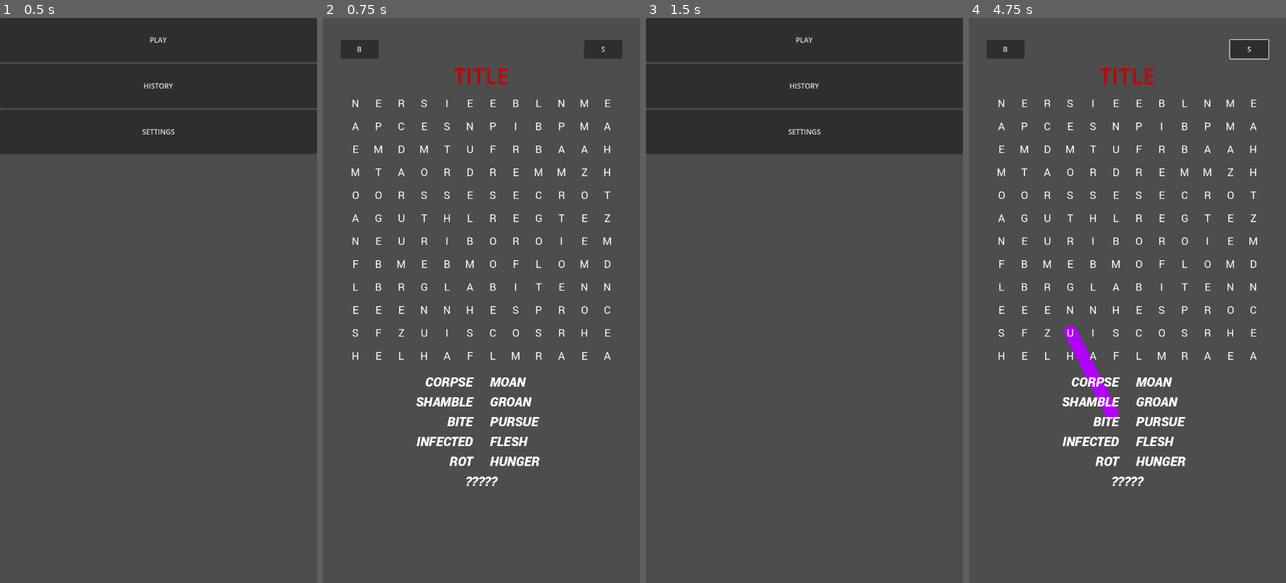
Above: before the commit, frames 1-4 (left to right).
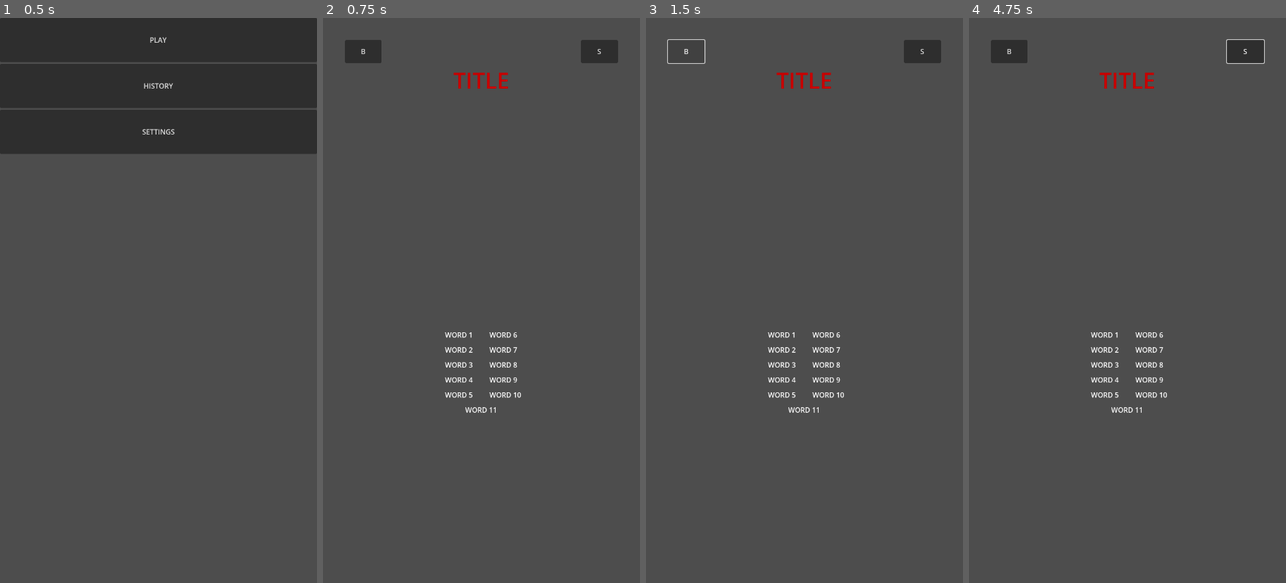
Above: after the commit, the same moments.

Repository: BreadCrowns/dailyWordSearchGodot
Game: Godot game, scene res://scenes/MainMenu.tscn
Same seed, same stepped clock (60 frames per second), same inputs: the game is played once before the commit and once after it.
Inputs (mouse positions are in pixels of both pictures, inside the frame that each line leads up to):
- Up to frame 1 (0.5 s): no input
- Up to frame 2 (0.75 s): click "PLAY" at 0.5 s
- Up to frame 3 (1.5 s): click "B" at 1.25 s
- Up to frame 4 (4.75 s): click (1127, 40) at 2 s, where only the run before the commit has a clickable "PLAY"; click "S" at 2.75 s; tap Enter at 3.5 s; move the mouse to (1197, 272) at 3.52 s; hold W 3.53-4.25 s; tap T at 3.6 s; click (1197, 272) at 3.67 s; tap G at 3.8 s; tap Space at 4.25 s; drag from (1064, 328) to (1111, 413) at 4.27 s

Frame 1 is identical in both runs. In frame 2, 4.7% of the frame differs, in the area x 5-95%, y 3-83%; in frame 3, 23%, in the area x 0-100%, y 0-70%; in frame 4, 5.3%.
Error after the commit: Parse Error: Used tab character for indentation instead of space as used before in the file. (res://scripts/PuzzleScreen.gd:183)

Commit message:
Add font and palette cycling

Diff:
--- a/dailywordsearch/scripts/PuzzleScreen.gd
+++ b/dailywordsearch/scripts/PuzzleScreen.gd
@@ -4,6 +4,7 @@
 @onready var grid = $MarginContainer/VBoxContainer/MarginContainer/AspectRatioContainer/GridContainer
 @onready var line_layer = $MarginContainer/VBoxContainer/MarginContainer/AspectRatioContainer/LineLayer
 @onready var back_button = $MarginContainer/VBoxContainer/HBoxContainer/back_button
+@onready var title_label = $MarginContainer/VBoxContainer/title
 @onready var word_list_col1 = [
 	$MarginContainer/VBoxContainer/word_list_container/word_columns/left_column/word_label_left_0,
 	$MarginContainer/VBoxContainer/word_list_container/word_columns/left_column/word_label_left_1,
@@ -38,15 +39,145 @@
 var dragging: bool = false
 var active_line: Line2D = null
 
+# Font and palette handling
+var fonts: Array = []
+var title_font_index: int = 0
+var grid_font_index: int = 0
+var word_font_index: int = 0
+
+var palettes: Array = []
+var palette_index: int = 0
+var bg_rect: ColorRect
+
+func _init_background():
+        bg_rect = ColorRect.new()
+        bg_rect.anchor_right = 1
+        bg_rect.anchor_bottom = 1
+        bg_rect.color = Color.BLACK
+        add_child(bg_rect)
+        bg_rect.lower()
+
+func _init_fonts():
+        var dir = DirAccess.open("res://fonts")
+        if dir:
+                dir.list_dir_begin()
+                var file = dir.get_next()
+                while file != "":
+                        if not dir.current_is_dir() and file.get_extension().to_lower() in ["ttf", "otf", "fnt"]:
+                                fonts.append("res://fonts/" + file)
+                        file = dir.get_next()
+                dir.list_dir_end()
+        fonts.sort()
+
+func _init_palettes():
+        palettes = [
+                {"name": "Vibrant", "bg": Color(0.2,0.2,0.6), "letter": Color.WHITE, "line": Color(1,0.4,0.4)},
+                {"name": "Sunset", "bg": Color(1,0.8,0.6), "letter": Color(0.2,0.1,0.1), "line": Color(0.9,0.3,0.2)},
+                {"name": "Forest", "bg": Color(0.1,0.2,0.1), "letter": Color(0.8,1,0.8), "line": Color(0.3,0.6,0.3)},
+                {"name": "Ocean", "bg": Color(0.1,0.3,0.5), "letter": Color(0.9,0.9,1), "line": Color(0.2,0.7,0.9)},
+                {"name": "Monochrome", "bg": Color(0.15,0.15,0.15), "letter": Color(0.9,0.9,0.9), "line": Color(0.6,0.6,0.6)},
+                {"name": "Pastel", "bg": Color(0.9,0.9,1), "letter": Color(0.3,0.3,0.4), "line": Color(0.6,0.5,0.9)},
+                {"name": "Cyberpunk", "bg": Color(0.1,0.0,0.2), "letter": Color(1,0.2,0.8), "line": Color(0.2,1,0.8)},
+                {"name": "Earthy", "bg": Color(0.4,0.3,0.2), "letter": Color(0.95,0.9,0.8), "line": Color(0.6,0.5,0.4)},
+                {"name": "Vintage", "bg": Color(0.6,0.5,0.4), "letter": Color(0.1,0.1,0.1), "line": Color(0.4,0.3,0.2)},
+                {"name": "Midnight", "bg": Color(0.05,0.05,0.1), "letter": Color(0.8,0.8,1), "line": Color(0.4,0.4,0.8)}
+        ]
+
+func _apply_palette():
+        if palettes.is_empty():
+                return
+        var p = palettes[palette_index]
+        bg_rect.color = p["bg"]
+        title_label.add_theme_color_override("font_color", p["letter"])
+        for child in grid.get_children():
+                if child is Label:
+                        child.add_theme_color_override("font_color", p["letter"])
+        for label in word_list_col1 + word_list_col2 + [word_label_center]:
+                if label.get_theme_color("font_color") != Color.GREEN:
+                        label.add_theme_color_override("font_color", p["letter"])
+        for line in line_layer.get_children():
+                if line is Line2D:
+                        line.default_color = p["line"]
+                        line.modulate = p["line"]
+        print("Palette: %s" % p.get("name", str(palette_index)))
+
+func _apply_title_font():
+        if fonts.is_empty():
+                return
+        var path = fonts[title_font_index]
+        title_label.add_theme_font_override("font", load(path))
+        print("Title font: %s" % path)
+
+func _apply_grid_font():
+        if fonts.is_empty():
+                return
+        var path = fonts[grid_font_index]
+        for child in grid.get_children():
+                if child is Label:
+                        child.add_theme_font_override("font", load(path))
+        print("Grid font: %s" % path)
+
+func _apply_word_font():
+        if fonts.is_empty():
+                return
+        var path = fonts[word_font_index]
+        for label in word_list_col1 + word_list_col2 + [word_label_center]:
+                label.add_theme_font_override("font", load(path))
+        print("Word bank font: %s" % path)
+
+func _cycle_title_font():
+        if fonts.is_empty():
+                return
+        title_font_index = (title_font_index + 1) % fonts.size()
+        _apply_title_font()
+        _print_status()
+
+func _cycle_grid_font():
+        if fonts.is_empty():
+                return
+        grid_font_index = (grid_font_index + 1) % fonts.size()
+        _apply_grid_font()
+        _print_status()
+
+func _cycle_word_font():
+        if fonts.is_empty():
+                return
+        word_font_index = (word_font_index + 1) % fonts.size()
+        _apply_word_font()
+        _print_status()
+
+func _cycle_palette():
+        if palettes.is_empty():
+                return
+        palette_index = (palette_index + 1) % palettes.size()
+        _apply_palette()
+        _print_status()
+
+func _print_status():
+        var t_font = fonts[title_font_index] if not fonts.is_empty() else ""
+        var g_font = fonts[grid_font_index] if not fonts.is_empty() else ""
+        var w_font = fonts[word_font_index] if not fonts.is_empty() else ""
+        var p_name = palettes[palette_index].get("name", str(palette_index)) if not palettes.is_empty() else ""
+        print("Title font: %s | Grid font: %s | Word font: %s | Palette: %s" % [t_font, g_font, w_font, p_name])
+
+
 # Initialization
 func _ready():
-	http_request = HTTPRequest.new()
-	add_child(http_request)
-	http_request.request_completed.connect(_on_puzzle_request_completed)
-	puzzle_date = Time.get_date_string_from_system()
-	request_puzzle(puzzle_date)
-	set_process_input(true)
-	back_button.pressed.connect(_on_back_pressed)
+        http_request = HTTPRequest.new()
+        add_child(http_request)
+        http_request.request_completed.connect(_on_puzzle_request_completed)
+        puzzle_date = Time.get_date_string_from_system()
+
+        _init_background()
+        _init_fonts()
+        _init_palettes()
+        _apply_title_font()
+        _apply_palette()
+        _print_status()
+
+        request_puzzle(puzzle_date)
+        set_process_input(true)
+        back_button.pressed.connect(_on_back_pressed)
 
 # Handle back button press
 func _on_back_pressed():
@@ -63,14 +194,15 @@
 	http_request.request(url)
 
 func _on_puzzle_request_completed(result, response_code, headers, body):
-	if result == OK and response_code == 200:
-		var text = body.get_string_from_utf8()
-		var data = JSON.parse_string(text)
-		if typeof(data) == TYPE_DICTIONARY:
-			grid_letters = data.get("grid", grid_letters)
-			words = data.get("words", words)
-	generate_grid()
-	load_words()
+        if result == OK and response_code == 200:
+                var text = body.get_string_from_utf8()
+                var data = JSON.parse_string(text)
+                if typeof(data) == TYPE_DICTIONARY:
+                        grid_letters = data.get("grid", grid_letters)
+                        words = data.get("words", words)
+        generate_grid()
+        load_words()
+        _print_status()
 
 # Generate the letter grid from the predefined string
 func generate_grid():
@@ -82,57 +214,73 @@
 		grid.remove_child(child)
 		child.queue_free()
 
-	var index := 0
-	for y in range(GRID_SIZE):
-		for x in range(GRID_SIZE):
-			var label = Label.new()
-			label.text = grid_letters[index]
-			index += 1
-			label.horizontal_alignment = HORIZONTAL_ALIGNMENT_CENTER
-			label.vertical_alignment = VERTICAL_ALIGNMENT_CENTER
-			label.size_flags_horizontal = Control.SIZE_EXPAND_FILL
-			label.size_flags_vertical = Control.SIZE_EXPAND_FILL
-			label.custom_minimum_size = Vector2(48, 48)
-			label.add_theme_font_size_override("font_size", 24)
-			label.add_theme_font_override("font", load("res://fonts/Roboto-Regular.ttf"))
-			label.set_meta("grid_pos", Vector2i(x, y))
-			grid.add_child(label)
+        var index := 0
+        for y in range(GRID_SIZE):
+                for x in range(GRID_SIZE):
+                        var label = Label.new()
+                        label.text = grid_letters[index]
+                        index += 1
+                        label.horizontal_alignment = HORIZONTAL_ALIGNMENT_CENTER
+                        label.vertical_alignment = VERTICAL_ALIGNMENT_CENTER
+                        label.size_flags_horizontal = Control.SIZE_EXPAND_FILL
+                        label.size_flags_vertical = Control.SIZE_EXPAND_FILL
+                        label.custom_minimum_size = Vector2(48, 48)
+                        label.add_theme_font_size_override("font_size", 24)
+                        if not fonts.is_empty():
+                                label.add_theme_font_override("font", load(fonts[grid_font_index]))
+                        label.add_theme_color_override("font_color", palettes[palette_index]["letter"] if not palettes.is_empty() else Color.WHITE)
+                        label.set_meta("grid_pos", Vector2i(x, y))
+                        grid.add_child(label)
 
 # Load and display the word list
 func load_words():
-	for i in range(min(5, words.size())):
-		word_list_col1[i].text = words[i].to_upper()
-		word_list_col1[i].add_theme_color_override("font_color", Color.WHITE)
-		word_list_col1[i].add_theme_font_size_override("font_size", 30)
-		word_list_col1[i].add_theme_font_override("font", load("res://fonts/Roboto-BlackItalic.ttf"))
-	for i in range(5, min(10, words.size())):
-		word_list_col2[i - 5].text = words[i].to_upper()
-		word_list_col2[i - 5].add_theme_color_override("font_color", Color.WHITE)
-		word_list_col2[i - 5].add_theme_font_size_override("font_size", 30)
-		word_list_col2[i - 5].add_theme_font_override("font", load("res://fonts/Roboto-BlackItalic.ttf"))
-	if words.size() > 10:
-		word_label_center.text = "?????"
-	else:
-		word_label_center.text = ""
-	word_label_center.add_theme_color_override("font_color", Color.WHITE)
-	word_label_center.add_theme_font_size_override("font_size", 30)
-	word_label_center.add_theme_font_override("font", load("res://fonts/Roboto-BlackItalic.ttf"))
+        for i in range(min(5, words.size())):
+                word_list_col1[i].text = words[i].to_upper()
+                word_list_col1[i].add_theme_color_override("font_color", palettes[palette_index]["letter"] if not palettes.is_empty() else Color.WHITE)
+                word_list_col1[i].add_theme_font_size_override("font_size", 30)
+                if not fonts.is_empty():
+                        word_list_col1[i].add_theme_font_override("font", load(fonts[word_font_index]))
+        for i in range(5, min(10, words.size())):
+                word_list_col2[i - 5].text = words[i].to_upper()
+                word_list_col2[i - 5].add_theme_color_override("font_color", palettes[palette_index]["letter"] if not palettes.is_empty() else Color.WHITE)
+                word_list_col2[i - 5].add_theme_font_size_override("font_size", 30)
+                if not fonts.is_empty():
+                        word_list_col2[i - 5].add_theme_font_override("font", load(fonts[word_font_index]))
+        if words.size() > 10:
+                word_label_center.text = "?????"
+        else:
+                word_label_center.text = ""
+        word_label_center.add_theme_color_override("font_color", palettes[palette_index]["letter"] if not palettes.is_empty() else Color.WHITE)
+        word_label_center.add_theme_font_size_override("font_size", 30)
+        if not fonts.is_empty():
+                word_label_center.add_theme_font_override("font", load(fonts[word_font_index]))
 
 # Input handling
 func _input(event):
-	if event is InputEventScreenTouch or event is InputEventMouseButton:
-		if event.pressed:
-			if not is_point_inside_grid(event.position):
-				dragging = false
-				return
+        if event is InputEventKey and event.pressed and not event.echo:
+                match event.keycode:
+                        KEY_T:
+                                _cycle_title_font()
+                        KEY_G:
+                                _cycle_grid_font()
+                        KEY_W:
+                                _cycle_word_font()
+                        KEY_P:
+                                _cycle_palette()
+                return
+        if event is InputEventScreenTouch or event is InputEventMouseButton:
+                if event.pressed:
+                        if not is_point_inside_grid(event.position):
+                                dragging = false
+                                return
 			drag_start = get_grid_cell_from_position(event.position)
 			dragging = true
 			active_line = Line2D.new()
 			active_line.width = 30
-			active_line.default_color = Color.from_hsv(randf(), 1.0, 1.0)
-			active_line.begin_cap_mode = Line2D.LINE_CAP_ROUND
-			active_line.end_cap_mode = Line2D.LINE_CAP_ROUND
-			line_layer.add_child(active_line)
+                        active_line.default_color = palettes[palette_index]["line"] if not palettes.is_empty() else Color.WHITE
+                        active_line.begin_cap_mode = Line2D.LINE_CAP_ROUND
+                        active_line.end_cap_mode = Line2D.LINE_CAP_ROUND
+                        line_layer.add_child(active_line)
 			var start_pos = get_grid_cell_center(drag_start) - line_layer.get_global_position()
 			active_line.add_point(start_pos)
 			active_line.add_point(start_pos)
